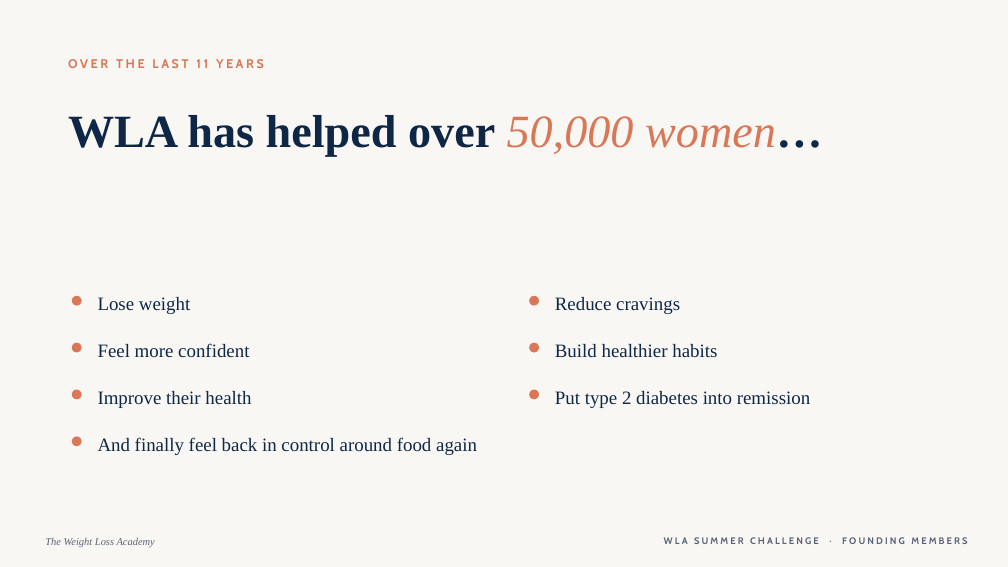
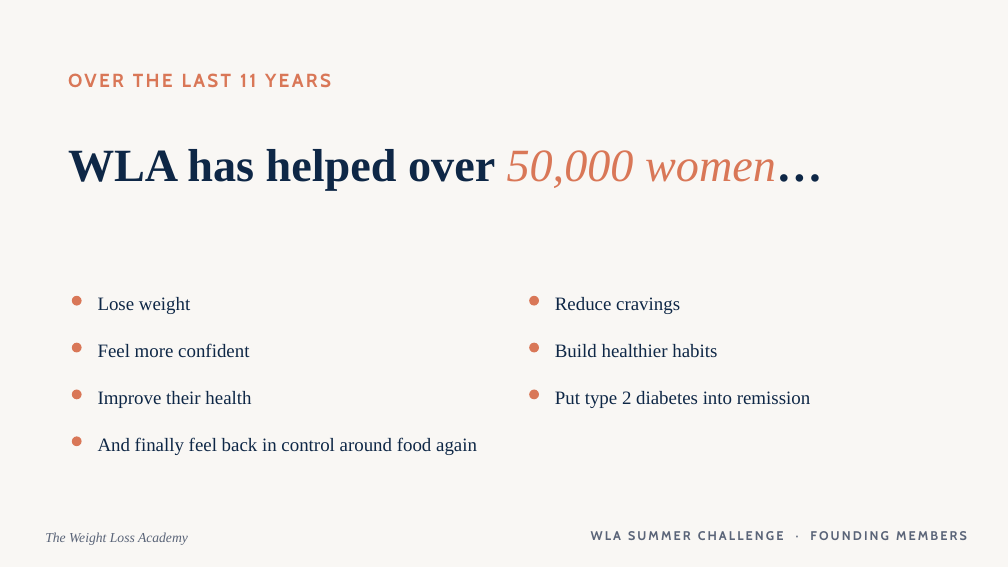
Before and after one commit to WeAreWLA/21-day-reset, a slide deck: slide 3 of wla-summer-challenge-launch.pptx. Drawn at 1008x567 pixels with LibreOffice and Linux fonts; fonts in the diff are those of the drawing. Boxes give left, top, right and bottom in pixels: in the first picture for what was removed or moved away, otherwise in the second. Text is boxed around its words. In the diff, an @@ line names an element or a change of style, - is before the commit and + after.

```diff
--- a/wla-summer-challenge-launch.pptx
+++ b/wla-summer-challenge-launch.pptx
@@ text "OVER THE LAST 11 YEARS": place and size @@
-text "OVER THE LAST 11 YEARS" at [68,59,264,68]
+text "OVER THE LAST 11 YEARS" at [68,73,331,87]
@@ text "OVER THE LAST 11 YEARS" at [68,73,331,87]: size 12 to 18 pt, letter spacing 2.4 to 2.2 pt @@
@@ text "WLA has helped over 50,000 ...": place and size @@
-text "WLA has helped over 50,000 ..." at [68,115,822,156]
+text "WLA has helped over 50,000 ..." at [68,149,822,190]
@@ text "The Weight Loss Academy" at [45,532,188,545]: size 10 to 13 pt @@
@@ text "WLA SUMMER CHALLENGE · FOUNDING ...": place and size @@
-text "WLA SUMMER CHALLENGE · FOUNDING ..." at [664,537,967,544]
+text "WLA SUMMER CHALLENGE · FOUNDING ..." at [591,531,967,540]
@@ text "WLA SUMMER CHALLENGE · FOUNDING ..." at [591,531,967,540]: size 9 to 12 pt @@
```
Also in this commit, not shown: 49 other slides changed, 1 other file.
